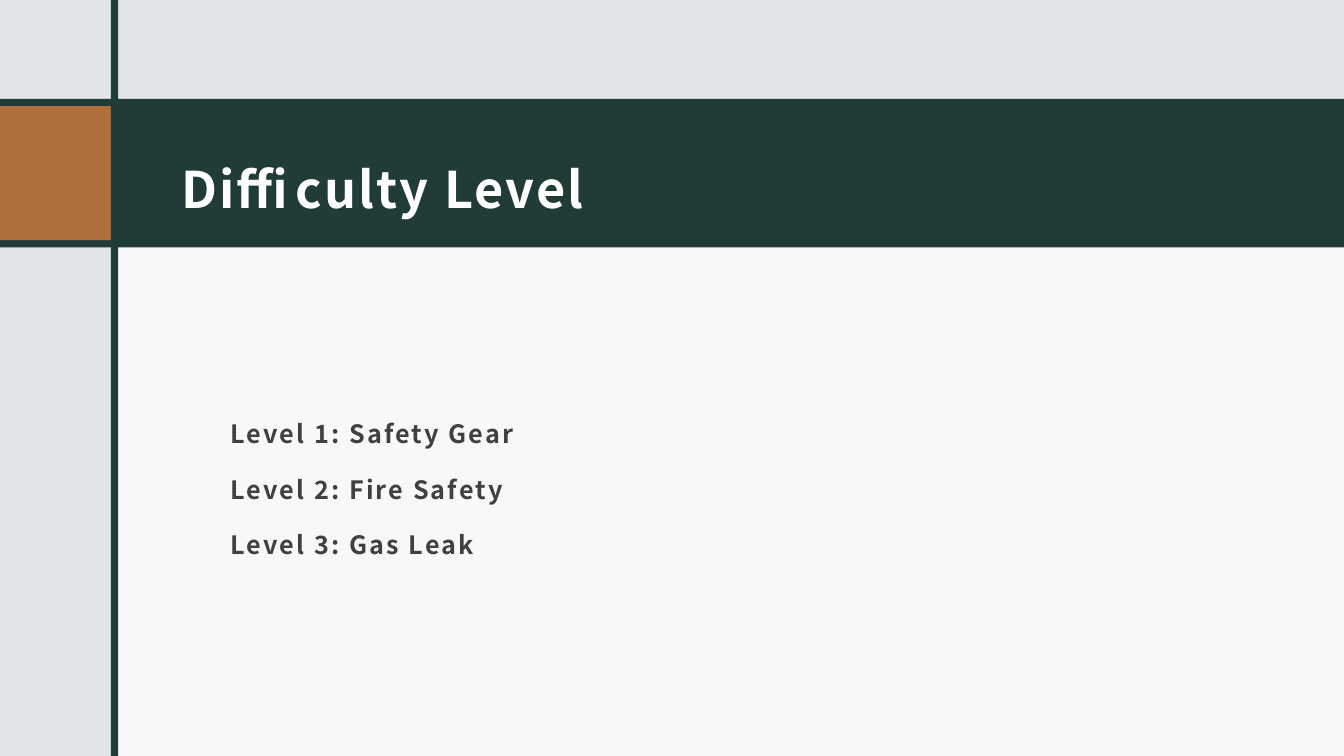
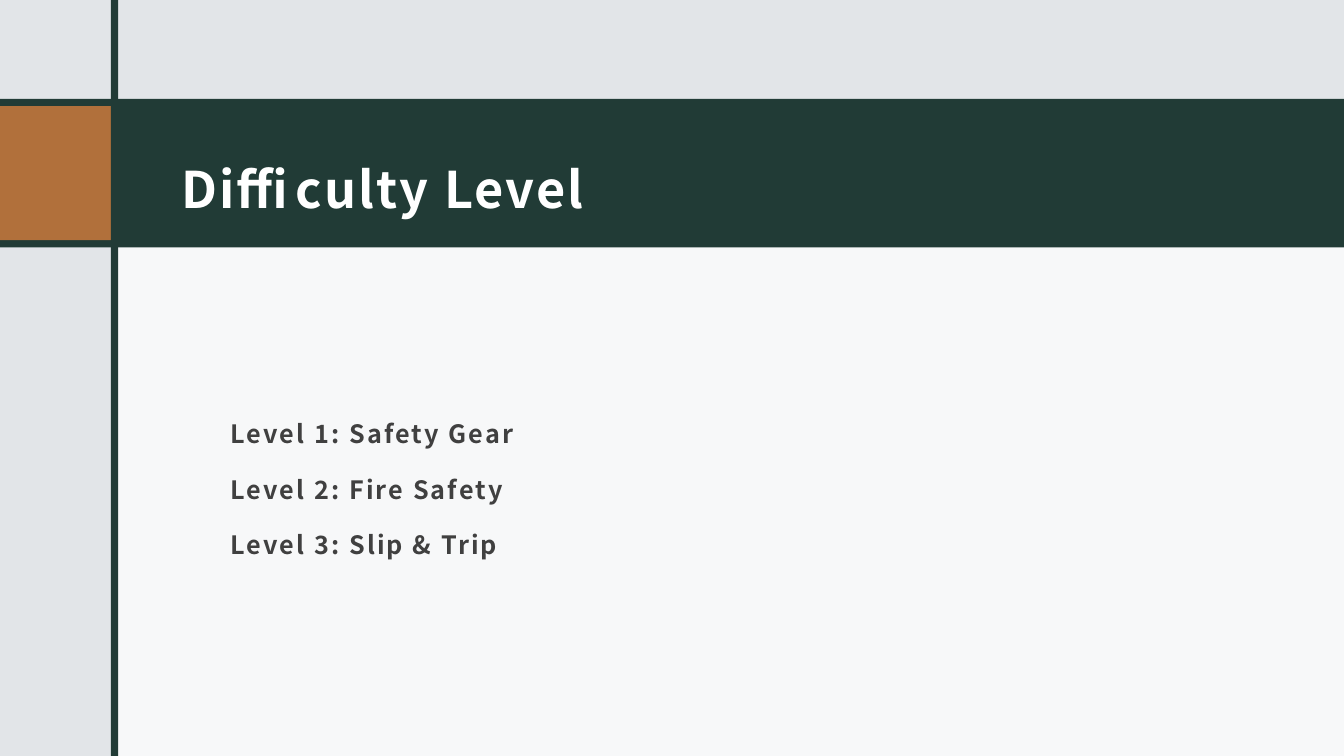
Before and after one commit to TeniaXu/ISDT-CA2, a slide deck: slide 12 of Slides/Summary Page.pptx. Drawn at 1344x756 pixels with LibreOffice and Linux fonts; fonts in the diff are those of the drawing. Boxes give left, top, right and bottom in pixels: in the first picture for what was removed or moved away, otherwise in the second. Text is boxed around its words. In the diff, an @@ line names an element or a change of style, - is before the commit and + after.

```diff
--- a/Slides/Summary Page.pptx
+++ b/Slides/Summary Page.pptx
@@ text at box(230, 533, 497, 560): text changed @@
-Level 3: Gas Leak
+Level 3: Slip & Trip
```
Also in this commit, not shown: 4 other slides changed, 1 slide added, 3 other files.
